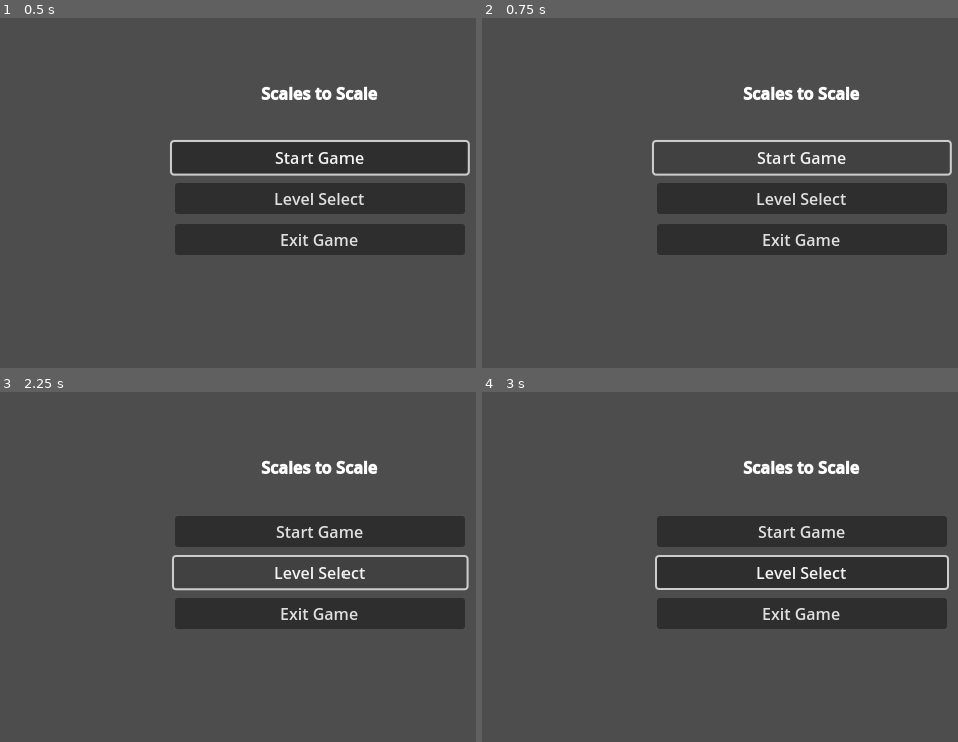
Above: before the commit, frames 1-4 (two rows, left to right).
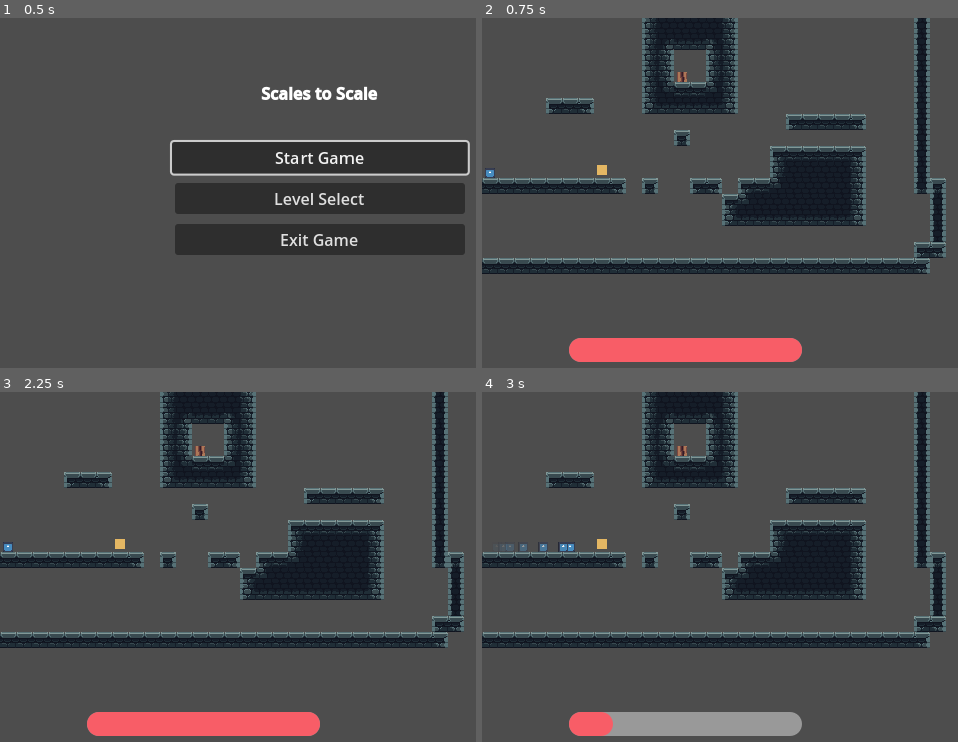
Above: after the commit, the same moments.

Repository: Robocraft999/ScalesToScale
Game: Godot game, scene res://scenes/root.tscn
Two runs of this game, one before a commit and one after it. Both use one fixed random seed, a clock stepped at 60 frames per second and the inputs below. The engine's default icon, where the game draws it, is replaced by a stand-in: a white triangle on a blue panel in a dark square.
Inputs (mouse positions are in pixels of both pictures, inside the frame that each line leads up to):
- Up to frame 1 (0.5 s): no input
- Up to frame 2 (0.75 s): click "Start Game" at 0.5 s
- Up to frame 3 (2.25 s): click (318, 532) at 1.25 s, where only the run before the commit has a clickable "Start Game"; click (318, 570) at 2 s, where only the run before the commit has a clickable "Level Select"
- Up to frame 4 (3 s): tap Enter at 2.75 s; move the mouse to (943, 553) at 2.77 s; hold D (move_right) from 2.78 s (still down); hold X (dash) from 2.78 s (still down); click (943, 553) at 2.92 s

Frame 1 is identical in both runs. In frame 2, 29% of the frame differs, in the area x 0-99%, y 0-99%; in frame 3, 30%; in frame 4, 32%.

Commit message:
added functionality to start button

Diff:
--- a/scripts/main_menu.gd
+++ b/scripts/main_menu.gd
@@ -11,7 +11,7 @@
 	get_tree().quit()
 
 func _on_start_button_pressed():
-	pass # TODO: Start game
+	OptionsManager.get_scene_manager().load_level_scene_by_index(1)
 
 func _on_level_button_pressed():
 	pass # TODO: Level selection
Not shown: 1 places in scenes/MainMenu.tscn that only renumber resources
Not shown: 1 places in scenes/root.tscn that only renumber resources
